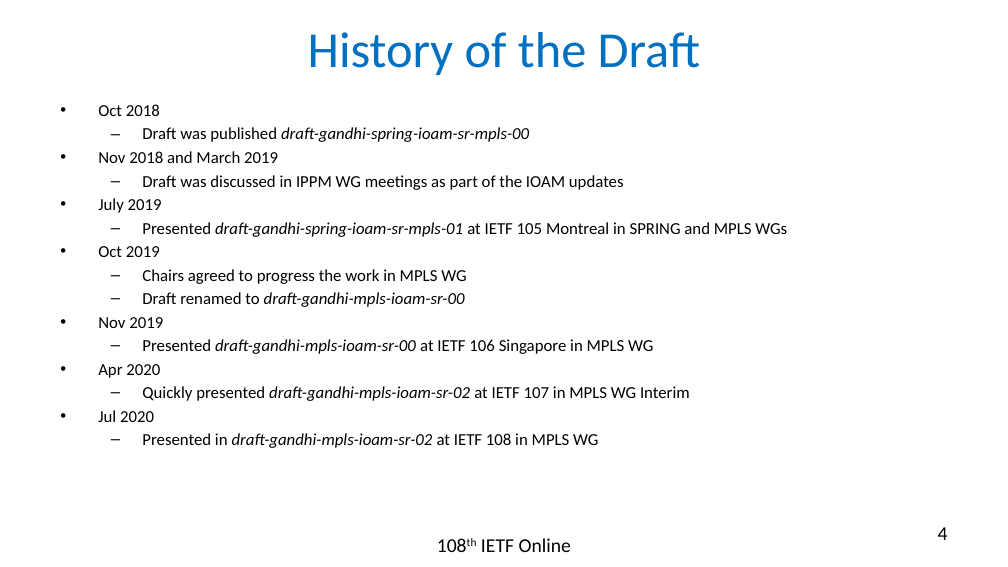
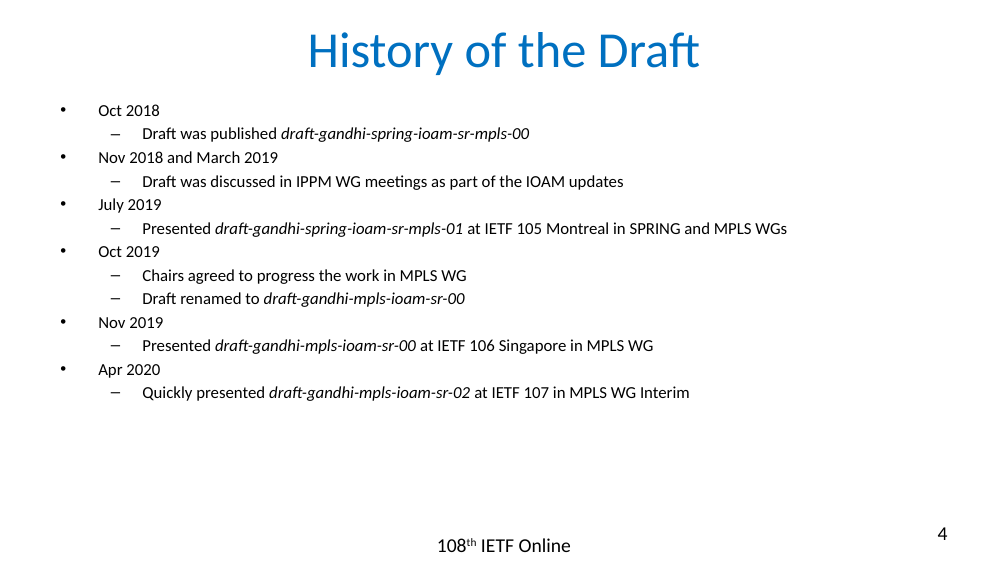
Before and after one commit to rakgandhi/ietf-slides, a slide deck: slide 4 of draft-gandhi-mpls-ioam-sr-02.pptx. Drawn at 1008x567 pixels with LibreOffice and Linux fonts; fonts in the diff are those of the drawing. Boxes give left, top, right and bottom in pixels: in the first picture for what was removed or moved away, otherwise in the second. Text is boxed around its words. In the diff, an @@ line names an element or a change of style, - is before the commit and + after.

```diff
--- a/draft-gandhi-mpls-ioam-sr-02.pptx
+++ b/draft-gandhi-mpls-ioam-sr-02.pptx
@@ text at bbox=[98, 410, 598, 448]: paragraphs removed @@
-• Jul 2020
-  – Presented in draft-gandhi-mpls-ioam-sr-02 at IETF 108 in MPLS WG
```
Also in this commit, not shown: 1 other file.
